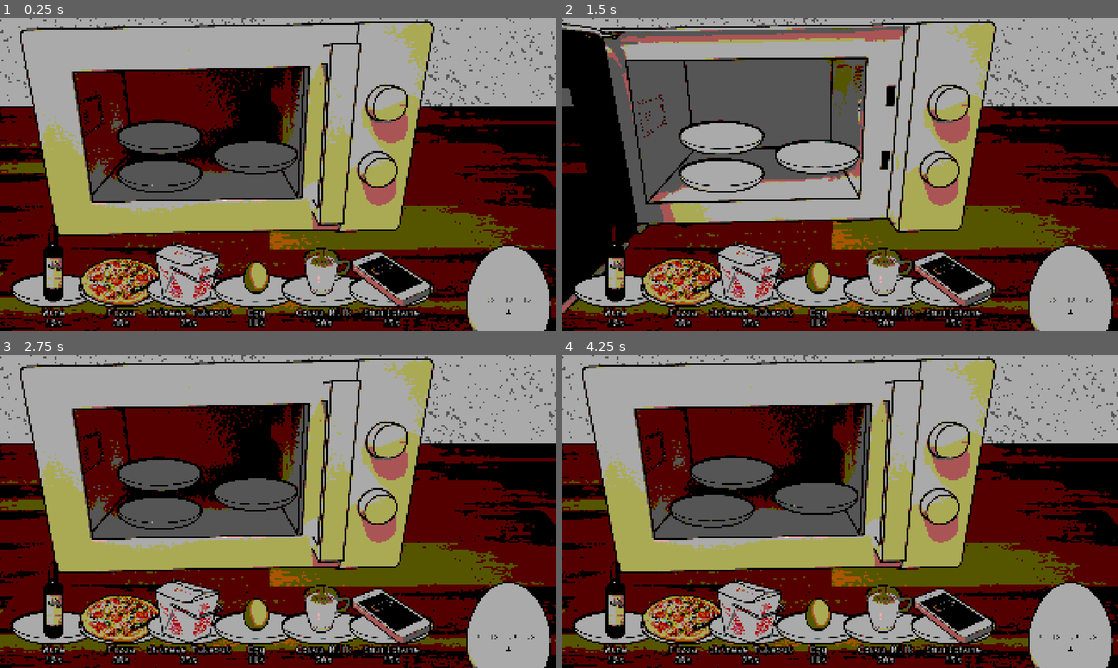
Above: before the commit, frames 1-4 (two rows, left to right).
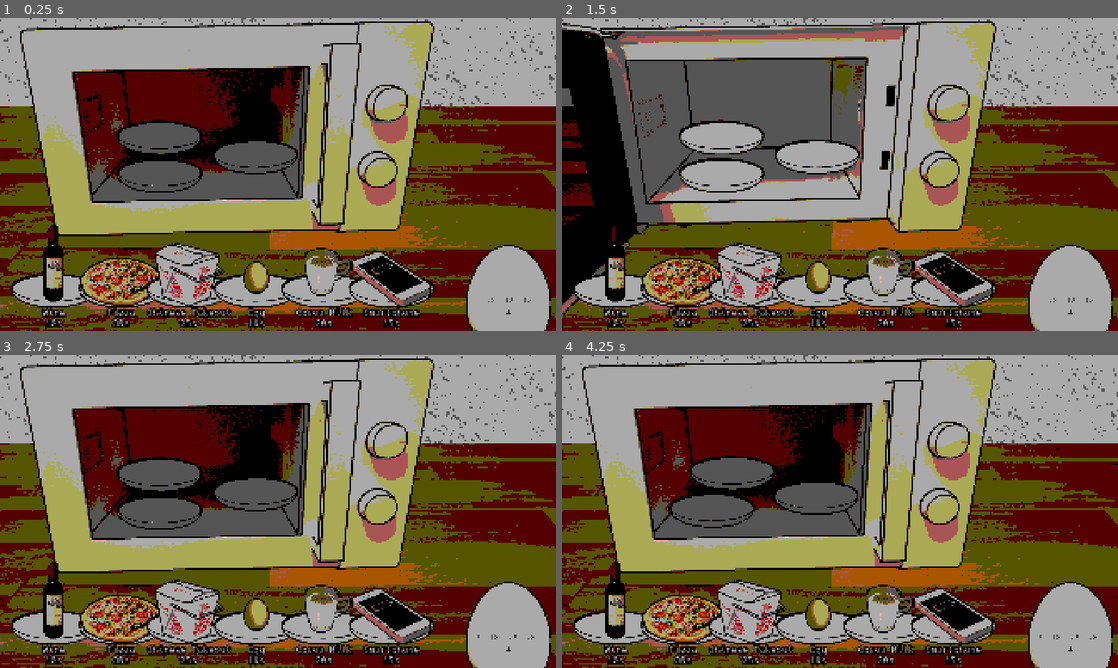
Above: after the commit, the same moments.

Repository: AnJ95/gmtk-2026
Game: Godot game, scene res://main/Main.tscn
Same seed, same stepped clock (60 frames per second), same inputs: the game is played once before the commit and once after it.
Inputs (mouse positions are in pixels of both pictures, inside the frame that each line leads up to):
- Up to frame 1 (0.25 s): no input
- Up to frame 2 (1.5 s): tap Enter at 0.5 s; drag from (756, 130) to (617, 290) at 0.52 s; tap Space at 1.25 s; drag from (728, 190) to (817, 155) at 1.27 s
- Up to frame 3 (2.75 s): move the mouse to (333, 442) at 2.02 s; click (333, 442) at 2.17 s
- Up to frame 4 (4.25 s): drag from (812, 574) to (723, 511) at 2.77 s; tap Enter at 3.5 s; move the mouse to (1006, 558) at 3.52 s; click (1006, 558) at 3.67 s

The runs differ from the first frame. In frame 1, 21% of the frame differs, in the area x 0-100%, y 28-100%; in frame 2, 19%; in frame 3, 21%; in frame 4, 21%.

Commit message:
Add theme and use for labels, add button theming

Diff:
--- a/shelf/slot/shelf_slot.tscn
+++ b/shelf/slot/shelf_slot.tscn
@@ -3,7 +3,7 @@
 [ext_resource type="Script" uid="uid://cusbarayc5bda" path="res://shelf/slot/shelf_slot.gd" id="1_ylvlw"]
 [ext_resource type="Texture2D" uid="uid://c6oiyjrhhdpbl" path="res://shelf/slot/assets/plate.png" id="2_ylvlw"]
 [ext_resource type="PackedScene" uid="uid://ckair3wdkc88u" path="res://drag-and-drop/Droppable.tscn" id="3_epenv"]
-[ext_resource type="FontFile" uid="uid://dnh0cy5qlqsi7" path="res://timer/Hack-Regular.ttf" id="4_3j5f2"]
+[ext_resource type="Theme" uid="uid://cmwd1olpk47n7" path="res://ui/theme/theme.tres" id="4_epenv"]
 
 [sub_resource type="RectangleShape2D" id="RectangleShape2D_0yflk"]
 size = Vector2(294, 112)
@@ -32,24 +32,15 @@
 offset_right = 147.0
 offset_bottom = 132.0
 mouse_filter = 2
+theme = ExtResource("4_epenv")
 theme_override_constants/separation = -2
 
 [node name="LabelItemName" type="Label" parent="VBoxContainer" unique_id=599861215]
 layout_mode = 2
-theme_override_colors/font_color = Color(1, 1, 1, 1)
-theme_override_colors/font_outline_color = Color(0, 0, 0, 1)
-theme_override_constants/outline_size = 15
-theme_override_fonts/font = ExtResource("4_3j5f2")
-theme_override_font_sizes/font_size = 32
 text = "Pizza"
 horizontal_alignment = 1
 
 [node name="LabelItemTime" type="Label" parent="VBoxContainer" unique_id=191211981]
 layout_mode = 2
-theme_override_colors/font_color = Color(1, 1, 1, 1)
-theme_override_colors/font_outline_color = Color(0, 0, 0, 1)
-theme_override_constants/outline_size = 15
-theme_override_fonts/font = ExtResource("4_3j5f2")
-theme_override_font_sizes/font_size = 32
 text = "30s"
 horizontal_alignment = 1
--- /dev/null
+++ b/ui/theme/theme.tres
@@ -0,0 +1,108 @@
+[gd_resource type="Theme" format=3 uid="uid://cmwd1olpk47n7"]
+
+[ext_resource type="FontFile" uid="uid://dnh0cy5qlqsi7" path="res://timer/Hack-Regular.ttf" id="1_cni3f"]
+[ext_resource type="Texture2D" uid="uid://d1nslcivqvi1h" path="res://ui/theme/button.png" id="2_q67kw"]
+
+[sub_resource type="StyleBoxFlat" id="StyleBoxFlat_bipdn"]
+content_margin_left = 4.0
+content_margin_top = 4.0
+content_margin_right = 4.0
+content_margin_bottom = 4.0
+bg_color = Color(0.1, 0.1, 0.1, 0.3)
+corner_radius_top_left = 3
+corner_radius_top_right = 3
+corner_radius_bottom_right = 3
+corner_radius_bottom_left = 3
+corner_detail = 5
+
+[sub_resource type="StyleBoxFlat" id="StyleBoxFlat_41ywq"]
+content_margin_left = 4.0
+content_margin_top = 4.0
+content_margin_right = 4.0
+content_margin_bottom = 4.0
+bg_color = Color(1, 1, 1, 0.75)
+draw_center = false
+border_width_left = 2
+border_width_top = 2
+border_width_right = 2
+border_width_bottom = 2
+corner_radius_top_left = 3
+corner_radius_top_right = 3
+corner_radius_bottom_right = 3
+corner_radius_bottom_left = 3
+corner_detail = 5
+expand_margin_left = 2.0
+expand_margin_top = 2.0
+expand_margin_right = 2.0
+expand_margin_bottom = 2.0
+
+[sub_resource type="StyleBoxFlat" id="StyleBoxFlat_1apww"]
+content_margin_left = 4.0
+content_margin_top = 4.0
+content_margin_right = 4.0
+content_margin_bottom = 4.0
+bg_color = Color(0.225, 0.225, 0.225, 0.6)
+corner_radius_top_left = 3
+corner_radius_top_right = 3
+corner_radius_bottom_right = 3
+corner_radius_bottom_left = 3
+corner_detail = 5
+
+[sub_resource type="StyleBoxTexture" id="StyleBoxTexture_u1qth"]
+texture = ExtResource("2_q67kw")
+texture_margin_left = 10.0
+texture_margin_top = 10.0
+texture_margin_right = 10.0
+texture_margin_bottom = 25.0
+
+[sub_resource type="StyleBoxFlat" id="StyleBoxFlat_4v5r2"]
+content_margin_left = 4.0
+content_margin_top = 4.0
+content_margin_right = 4.0
+content_margin_bottom = 4.0
+bg_color = Color(0, 0, 0, 0.6)
+corner_radius_top_left = 3
+corner_radius_top_right = 3
+corner_radius_bottom_right = 3
+corner_radius_bottom_left = 3
+corner_detail = 5
+
+[sub_resource type="StyleBoxEmpty" id="StyleBoxEmpty_cni3f"]
+
+[resource]
+Button/colors/font_color = Color(0.875, 0.875, 0.875, 1)
+Button/colors/font_disabled_color = Color(0.875, 0.875, 0.875, 0.5)
+Button/colors/font_focus_color = Color(0.95, 0.95, 0.95, 1)
+Button/colors/font_hover_color = Color(0.95, 0.95, 0.95, 1)
+Button/colors/font_hover_pressed_color = Color(1, 1, 1, 1)
+Button/colors/font_outline_color = Color(0, 0, 0, 1)
+Button/colors/font_pressed_color = Color(1, 1, 1, 1)
+Button/colors/icon_disabled_color = Color(1, 1, 1, 0.4)
+Button/colors/icon_focus_color = Color(1, 1, 1, 1)
+Button/colors/icon_hover_color = Color(1, 1, 1, 1)
+Button/colors/icon_hover_pressed_color = Color(1, 1, 1, 1)
+Button/colors/icon_normal_color = Color(1, 1, 1, 1)
+Button/colors/icon_pressed_color = Color(1, 1, 1, 1)
+Button/constants/align_to_largest_stylebox = 0
+Button/constants/h_separation = 4
+Button/constants/icon_max_width = 0
+Button/constants/outline_size = 7
+Button/font_sizes/font_size = 36
+Button/fonts/font = ExtResource("1_cni3f")
+Button/styles/disabled = SubResource("StyleBoxFlat_bipdn")
+Button/styles/focus = SubResource("StyleBoxFlat_41ywq")
+Button/styles/hover = SubResource("StyleBoxFlat_1apww")
+Button/styles/normal = SubResource("StyleBoxTexture_u1qth")
+Button/styles/pressed = SubResource("StyleBoxFlat_4v5r2")
+Label/colors/font_color = Color(1, 1, 1, 1)
+Label/colors/font_outline_color = Color(0, 0, 0, 1)
+Label/colors/font_shadow_color = Color(0, 0, 0, 0)
+Label/constants/line_spacing = 3
+Label/constants/outline_size = 15
+Label/constants/shadow_offset_x = 1
+Label/constants/shadow_offset_y = 1
+Label/constants/shadow_outline_size = 1
+Label/font_sizes/font_size = 32
+Label/fonts/font = ExtResource("1_cni3f")
+Label/styles/focus = SubResource("StyleBoxFlat_41ywq")
+Label/styles/normal = SubResource("StyleBoxEmpty_cni3f")
Binary file changed: main/assets/background.png
Binary file added: ui/theme/button.png
Not shown, added: ui/theme/button.png.import
